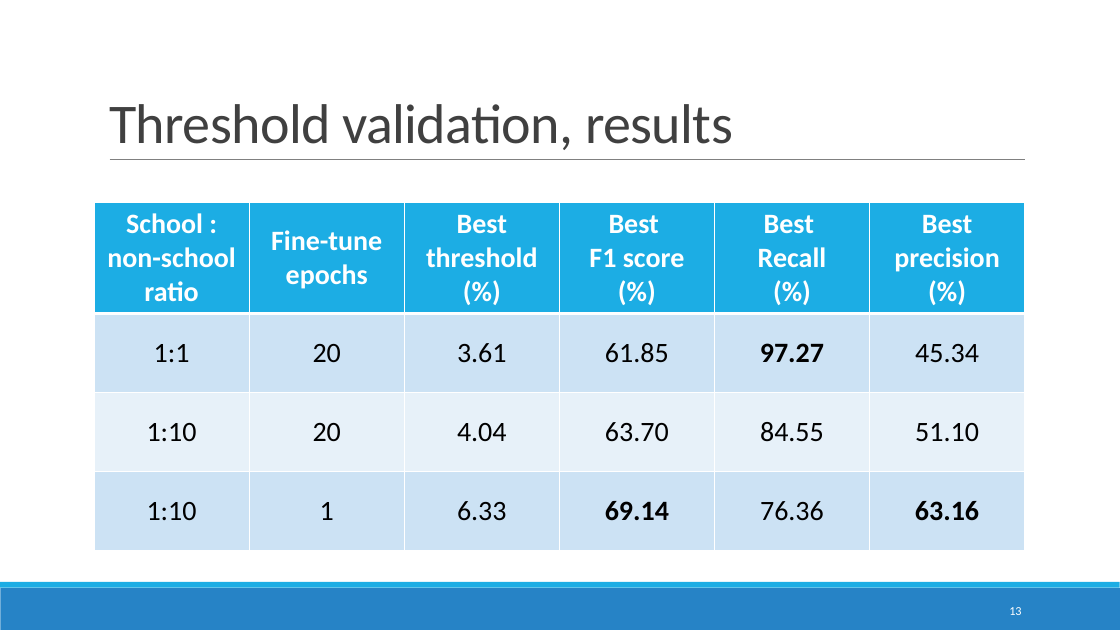
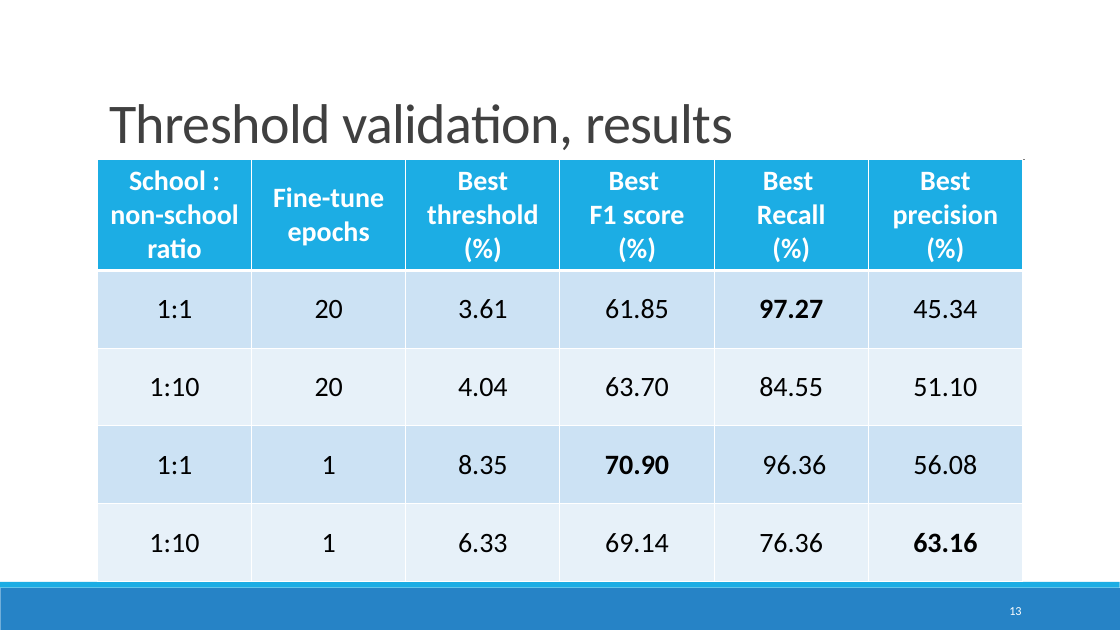
Before and after one commit to DomJamb/school_mapping, a slide deck: slide 13 of presentations/16.1/School mapping in ESRI imagery.pptx. Drawn at 1120x630 pixels with LibreOffice and Linux fonts; fonts in the diff are those of the drawing. Boxes give left, top, right and bottom in pixels: in the first picture for what was removed or moved away, otherwise in the second. Text is boxed around its words. In the diff, an @@ line names an element or a change of style, - is before the commit and + after.

```diff
--- a/presentations/16.1/School mapping in ESRI imagery.pptx
+++ b/presentations/16.1/School mapping in ESRI imagery.pptx
@@ table at (97,160,1025,580) @@
+row 4: 1:1 | 1 | 8.35 | 70.90 | 96.36 | 56.08
@@ table: place and size @@
-table at (94,202,1027,549)
+table at (97,160,1025,580)
```
Also in this commit, not shown: 2 other slides changed, 1 other file.
